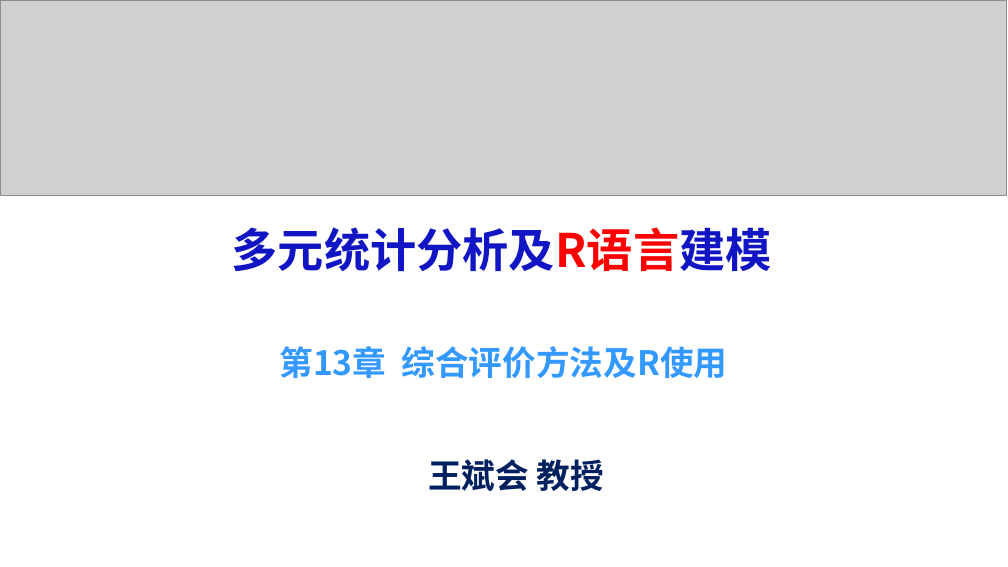
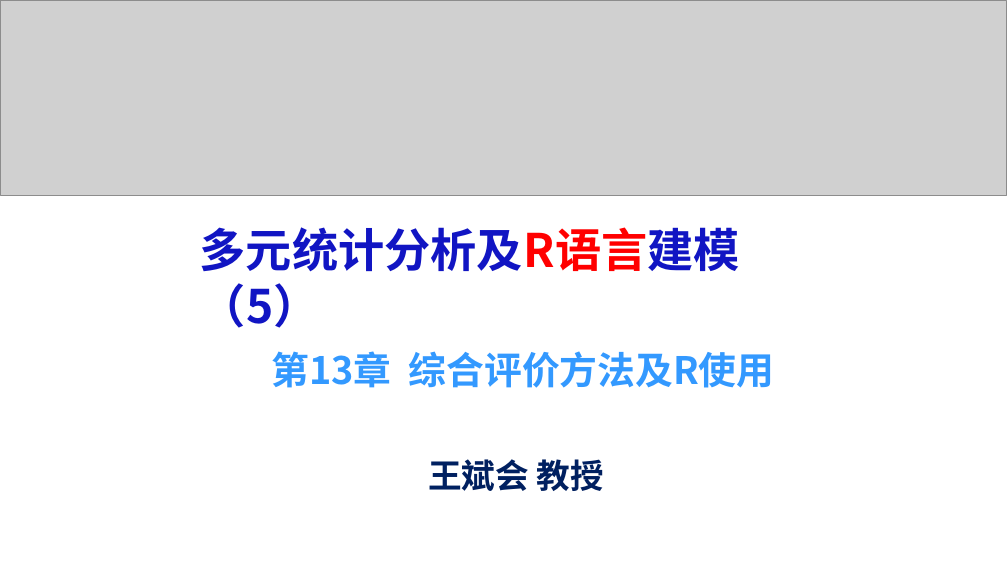
Before and after one commit to jdwbh/mvstats5, a slide deck: slide 1 of pptx/第13章 综合评价方法.pptx. Drawn at 1008x567 pixels with LibreOffice and Linux fonts; fonts in the diff are those of the drawing; grey boxes stand for pictures; background and template pictures are left out. Boxes give left, top, right and bottom in pixels: in the first picture for what was removed or moved away, otherwise in the second. Text is boxed around its words. In the diff, an @@ line names an element or a change of style, - is before the commit and + after.

```diff
--- a/pptx/第13章 综合评价方法.pptx
+++ b/pptx/第13章 综合评价方法.pptx
@@ text at [200, 227, 740, 328]: text changed @@
-多元统计分析及R语言建模
+多元统计分析及R语言建模（5）
@@ text "第13章 综合评价方法及R使用": place and size @@
-text "第13章 综合评价方法及R使用" at [279, 346, 728, 378]
+text "第13章 综合评价方法及R使用" at [271, 351, 775, 388]
@@ text "第13章 综合评价方法及R使用" at [271, 351, 775, 388]: size 32 to 36 pt @@
```
Also in this commit, not shown: 1 other slide changed, 12 other files.
